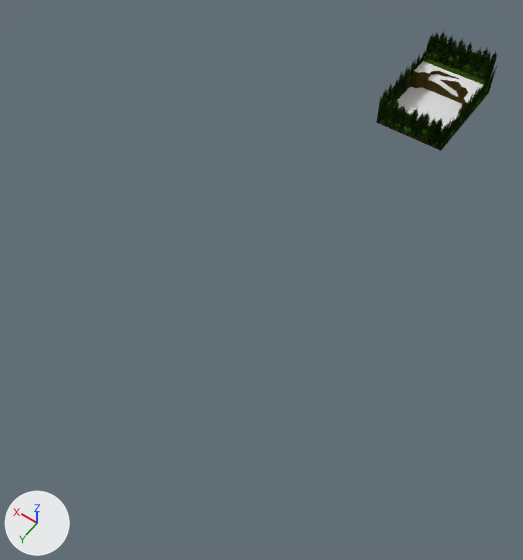
A saved change to the Blender file Blends/level-8.blend.
Rendered twice from a 50 mm camera at (-139.0, 405.0, 325.0) aimed at (13.0, 193.0, -9.0). The axes (+X, +Y, +Z) are drawn at lower left. The lights are the same throughout. The first picture is the older version.

The older version as bpy lines, for what is in view:
```python
me_level_8 = bpy.data.meshes.new('level-8')
me_level_8.from_pydata(...)  # 188 vertices, 168 faces; spans x -24.5..24.5, y -21.0..42.0, z 0.0..13.0
# faces by material slot: [131, 37]
me_level_8.materials.append(mat_terrain)  # its picture is missing
me_level_8.materials.append(mat_dirt_wall)  # picture img_dirt_wall_png
me_level_8_tree_wall = bpy.data.meshes.new('level-8-tree-wall')
me_level_8_tree_wall.from_pydata(...)  # 20 vertices, 6 faces; spans x -24.5..24.5, y -32.4..42.0, z 0.0..39.0
me_level_8_tree_wall.polygons.foreach_set('use_smooth', [True] * 6)
# faces by material slot: [1, 4, 1]
me_level_8_tree_wall.materials.append(mat_tree_wall)
me_level_8_tree_wall.materials.append(mat_tree_wall_solid)
me_level_8_tree_wall.materials.append(mat_blackberry_wall)
ob_level_8 = bpy.data.objects.new('level-8', me_level_8)
ob_level_8.location = (0.0, 0.0, 0.0)
_m = ob_level_8.modifiers.new('EdgeSplit', 'EDGE_SPLIT')
_m.use_edge_angle = False
ob_level_8_tree_wall = bpy.data.objects.new('level-8-tree-wall', me_level_8_tree_wall)
ob_level_8_tree_wall.location = (0.0, 0.0, 0.0)
```
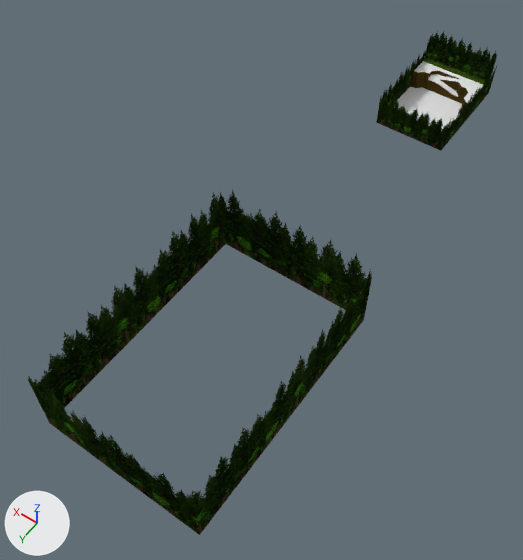
Commit message: working on level 8

Location of each change, [x1, y1, x2, y2] in pixels of the pictures (523 x 560 px):
```json
{"object": "level-8-tree-wall", "change": "reshaped", "before": [376, 31, 498, 151], "after": [27, 31, 498, 535], "on screen": "284% wider, 317% taller"}
{"part": 1, "of": "me_level_8_tree_wall", "change": "added", "after": [27, 190, 372, 535]}
```

Scene script edits in JSON lines:
```json
{"block": "me_level_8_tree_wall", "where": "# used by ob_level_8_tree_wall; location = (0.0, 0.0, 0.0)"}
{"block": "me_level_8_tree_wall", "where": "# verts and faces of me_level_8_tree_wall; kept vertices keep their numbers, new ones are numbered from 20"}
{"op": "remove", "block": "me_level_8_tree_wall", "code": "me_level_8_tree_wall.from_pydata(...)  # 20 vertices, 6 faces; spans x -24.5..24.5, y -32.4..42.0, z 0.0..39.0"}
{"op": "add", "block": "me_level_8_tree_wall", "code": "me_level_8_tree_wall.from_pydata(...)  # 28 vertices, 10 faces; spans x -49.0..49.0, y -32.4..329.2, z -13.0..39.0"}
{"block": "me_level_8_tree_wall", "change": "me_level_8_tree_wall part 1"}
{"op": "add", "block": "me_level_8_tree_wall", "code": "verts[20] = (-49.0, 329.2, -13.0)  # pixel (199, 535)"}
{"op": "add", "block": "me_level_8_tree_wall", "code": "verts[21] = (-49.0, 180.4, 39.0)"}
{"op": "add", "block": "me_level_8_tree_wall", "code": "verts[22] = (-49.0, 180.4, -13.0)  # pixel (363, 320)"}
{"op": "add", "block": "me_level_8_tree_wall", "code": "verts[23] = (-49.0, 329.2, 39.0)  # pixel (191, 491)"}
{"op": "add", "block": "me_level_8_tree_wall", "code": "for new, old in zip([*range(24, 28)], [*range(20, 24)]): verts[new] = verts[old] + (98.0, 0.0, 0.0)"}
{"op": "add", "block": "me_level_8_tree_wall", "code": "faces += [(20, 23, 21, 22), (24, 26, 25, 27), (20, 24, 27, 23), (21, 25, 26, 22)]  # mat_tree_wall_solid"}
```
